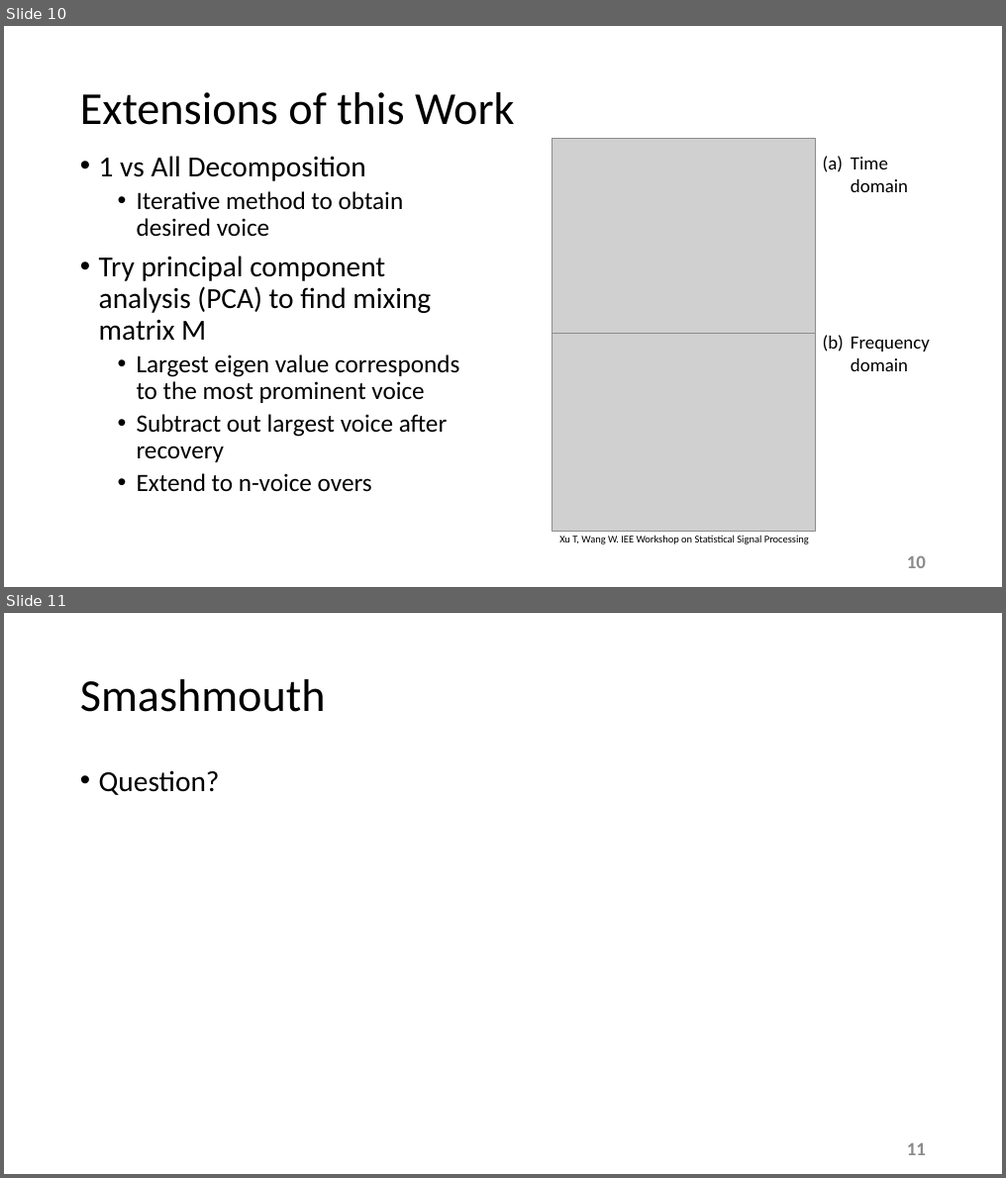
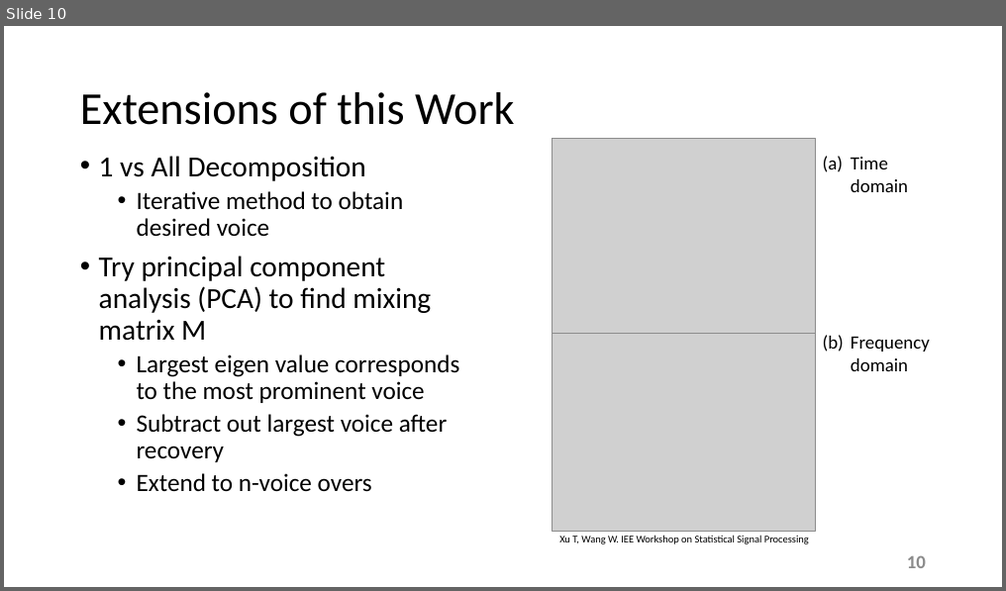
Before and after one commit to esaracin/compressive-sensing-cocktail-party-problem, a slide deck: slide/slides.pptx. Shown one above the other, each under a label of ours: slides 10 and 11 before the commit, slide 10 after it. The pictures are 1006x1178 and 1006x591 pixels, drawn with LibreOffice and Linux fonts; fonts in the diff are those of the drawing; grey boxes stand for pictures; background and template pictures are left out. Boxes give left, top, right and bottom in pixels: in the first picture for what was removed or moved away, otherwise in the second. Text is boxed around its words. In the diff, an @@ line names an element or a change of style, - is before the commit and + after.

```diff
--- a/slide/slides.pptx
+++ b/slide/slides.pptx
@@ slide 11 removed at box(4, 613, 1002, 1174), background #FFFFFF @@
@@ title removed at box(80, 679, 326, 712) @@
-Smashmouth
@@ text removed at box(99, 770, 220, 795) @@
-• Question?
@@ page number removed at box(907, 1144, 926, 1156) @@
-11
```
Also in this commit, not shown: 1 slide changed, 1 slide added.
